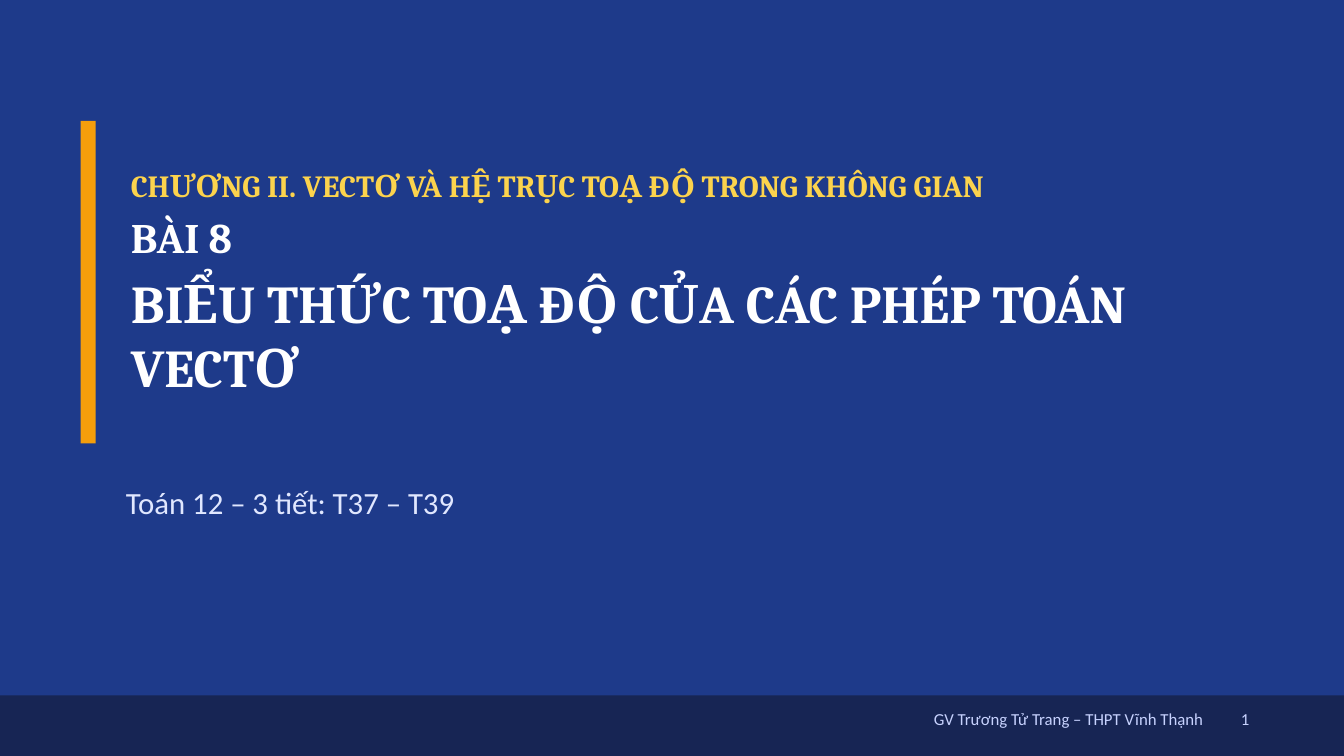
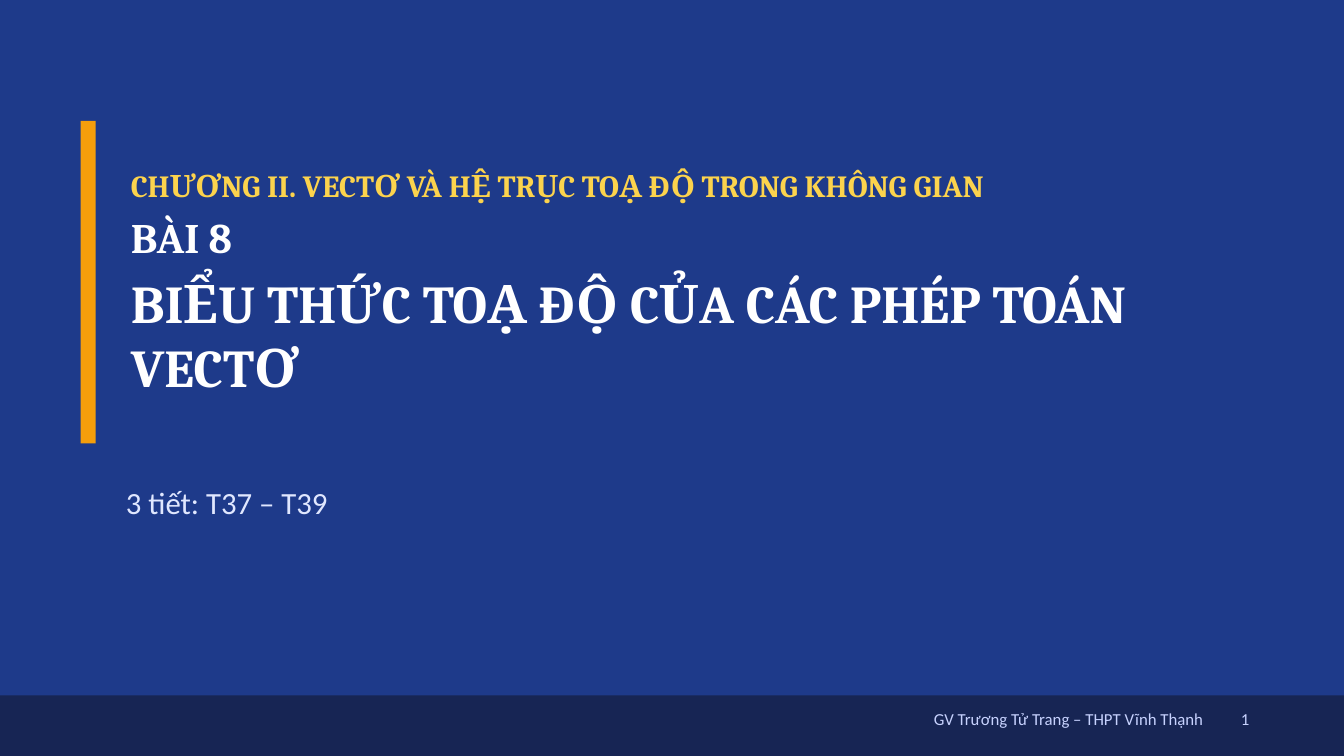
Before and after one commit to Trangtu66/Taode_thi_online, a slide deck: slide 1 of mon/toan/slide/lop12/BaiGiangDienTu_TOAN12_Bai8_BieuThucToaDo_T37-39.pptx. Drawn at 1344x756 pixels with LibreOffice and Linux fonts; fonts in the diff are those of the drawing. Boxes give left, top, right and bottom in pixels: in the first picture for what was removed or moved away, otherwise in the second. Text is boxed around its words. In the diff, an @@ line names an element or a change of style, - is before the commit and + after.

```diff
--- a/mon/toan/slide/lop12/BaiGiangDienTu_TOAN12_Bai8_BieuThucToaDo_T37-39.pptx
+++ b/mon/toan/slide/lop12/BaiGiangDienTu_TOAN12_Bai8_BieuThucToaDo_T37-39.pptx
@@ text at (126, 491, 327, 514): text changed @@
-Toán 12 – 3 tiết: T37 – T39
+3 tiết: T37 – T39
```
Also in this commit, not shown: 8 other files.
